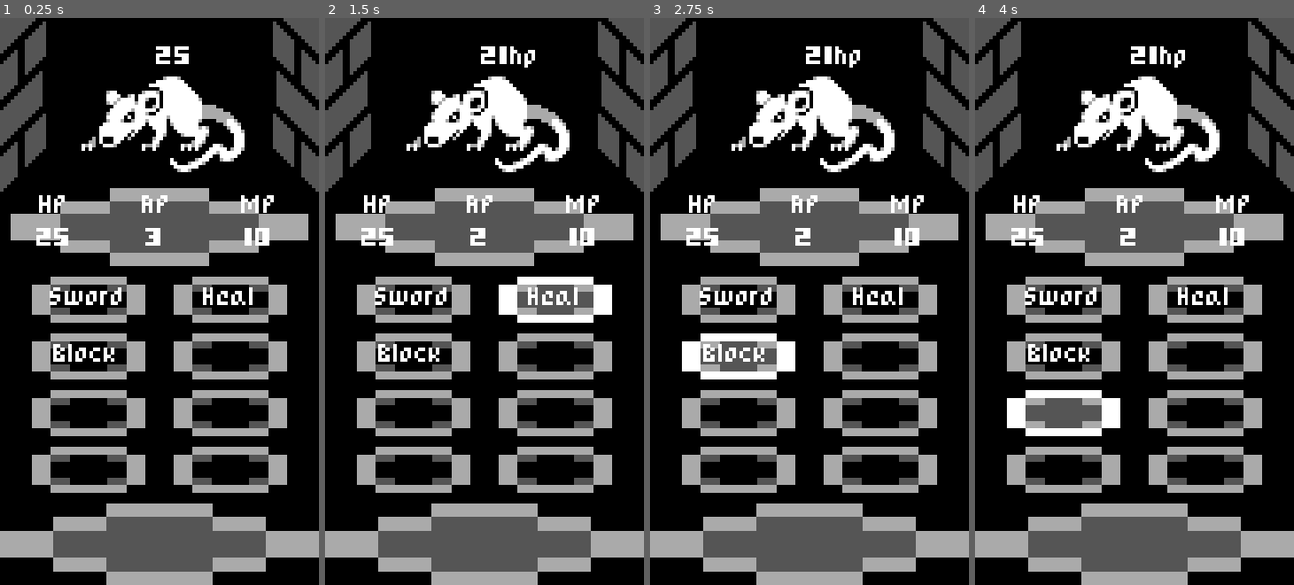
Above: before the commit, frames 1-4 (left to right).
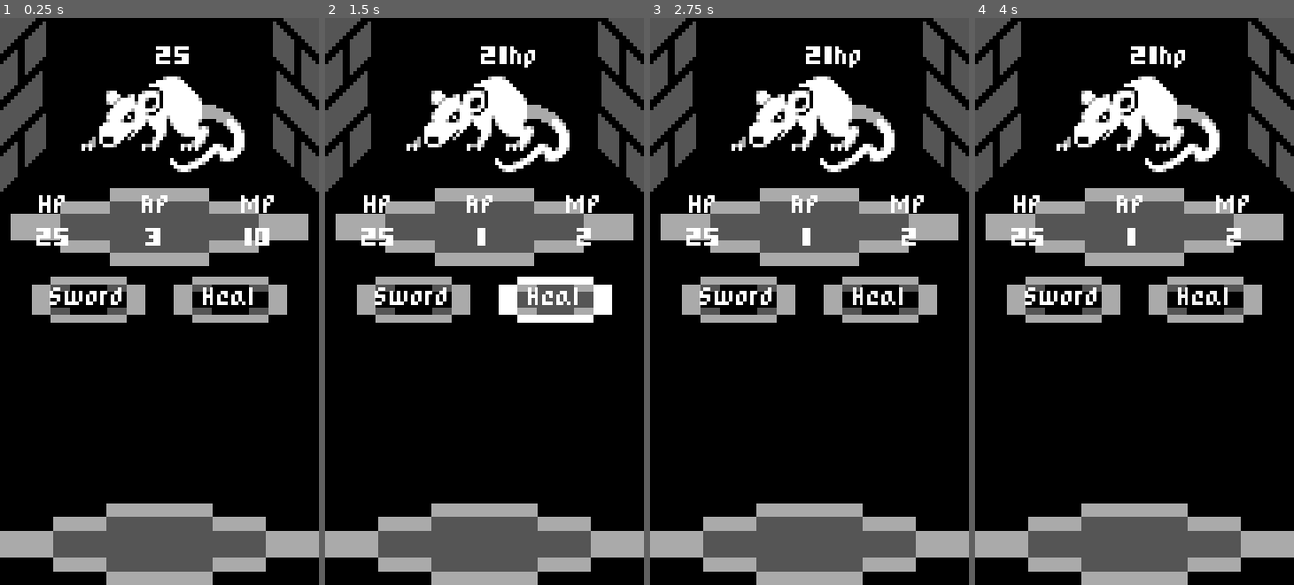
Above: after the commit, the same moments.

Repository: lufog/godot-heartbeast-mobile-rpg
Game: Godot game, scene res://battle.tscn
Same seed, same stepped clock (60 frames per second), same inputs: the game is played once before the commit and once after it. Before the commit the project starts from res://battle/battle.tscn.
Inputs (mouse positions are in pixels of both pictures, inside the frame that each line leads up to):
- Up to frame 1 (0.25 s): no input
- Up to frame 2 (1.5 s): click "Sword" at 0.5 s; click "Heal" at 1.25 s
- Up to frame 3 (2.75 s): click (739, 358) at 2 s, where only the run before the commit has a clickable "Block"
- Up to frame 4 (4 s): click (1204, 358) at 2.77 s; click (1064, 414) at 3.52 s

The runs differ from the first frame. In frame 1, 9.8% of the frame differs, in the area x 10-90%, y 55-84%; in frame 2, 10%; in frame 3, 11%; in frame 4, 11%, in the area x 10-90%, y 37-84%.

Commit message:
Adding More Battle Actions

Diff:
--- /dev/null
+++ b/action_button/action_button.gd
@@ -0,0 +1,8 @@
+extends Button
+
+
+@onready var current_scene := get_tree().current_scene
+
+
+func _pressed() -> void:
+	pass
--- /dev/null
+++ b/action_button/action_button.tscn
@@ -0,0 +1,9 @@
+[gd_scene load_steps=2 format=3 uid="uid://bveidgc36uixc"]
+
+[ext_resource type="Script" path="res://action_button/action_button.gd" id="1_eitq4"]
+
+[node name="ActionButton" type="Button"]
+custom_minimum_size = Vector2(32, 13)
+offset_right = 4.0
+offset_bottom = 4.0
+script = ExtResource("1_eitq4")
--- /dev/null
+++ b/action_button/heal_action_button.gd
@@ -0,0 +1,10 @@
+extends "res://action_button/action_button.gd"
+
+
+func _pressed() -> void:
+	super()
+	var player_stats := current_scene.find_child("PlayerStats")
+	if player_stats != null and player_stats.mp >= 8:
+		player_stats.hp += 5
+		player_stats.mp -= 8
+		player_stats.ap -= 1
--- /dev/null
+++ b/action_button/heal_action_button.tscn
@@ -0,0 +1,8 @@
+[gd_scene load_steps=3 format=3 uid="uid://dr1vhd3kaf1yg"]
+
+[ext_resource type="PackedScene" uid="uid://bveidgc36uixc" path="res://action_button/action_button.tscn" id="1_qha5g"]
+[ext_resource type="Script" path="res://action_button/heal_action_button.gd" id="2_3v7qv"]
+
+[node name="HealActionButton" instance=ExtResource("1_qha5g")]
+text = "Heal"
+script = ExtResource("2_3v7qv")
--- /dev/null
+++ b/action_button/sword_action_button.gd
@@ -0,0 +1,21 @@
+extends "res://action_button/action_button.gd"
+
+
+const slash_effect_scene: PackedScene = preload("res://effects/slash_effect.tscn")
+
+
+func _pressed() -> void:
+	super()
+	var enemy := current_scene.find_child("Enemy")
+	var player_stats := current_scene.find_child("PlayerStats")
+	if enemy != null and player_stats != null:
+		_create_slash_effect(enemy.global_position)
+		enemy.take_damage(4)
+		player_stats.mp += 2
+		player_stats.ap -= 1
+
+
+func _create_slash_effect(effect_position: Vector2) -> void:
+	var slash_effect := slash_effect_scene.instantiate()
+	current_scene.add_child(slash_effect)
+	slash_effect.global_position = effect_position
--- /dev/null
+++ b/action_button/sword_action_button.tscn
@@ -0,0 +1,8 @@
+[gd_scene load_steps=3 format=3 uid="uid://do7iui7hyk5rh"]
+
+[ext_resource type="PackedScene" uid="uid://bveidgc36uixc" path="res://action_button/action_button.tscn" id="1_u4n3c"]
+[ext_resource type="Script" path="res://action_button/sword_action_button.gd" id="2_7jseb"]
+
+[node name="SwordActionButton" instance=ExtResource("1_u4n3c")]
+text = "Sword"
+script = ExtResource("2_7jseb")
--- a/battle/battle.gd
+++ b/battle.gd
@@ -17,6 +17,7 @@
 		await enemy.end_turn
 	start_player_turn()
 
+
 func start_player_turn() -> void:
 	battle_action_buttons.show()
 	player_stats.ap = player_stats.max_ap
@@ -24,12 +25,6 @@
 	start_enemy_turn()
 
 
-func _on_sword_button_pressed() -> void:
-	if enemy != null:
-		enemy.take_damage(4)
-		player_stats.ap -= 1
-
-
 func _on_enemy_died() -> void:
 	enemy = null
 	battle_action_buttons.hide()
--- a/battle/battle.tscn
+++ b/battle.tscn
@@ -1,11 +1,13 @@
-[gd_scene load_steps=7 format=3 uid="uid://be0gvhmimfdwh"]
+[gd_scene load_steps=9 format=3 uid="uid://cl47ne0sg116a"]
 
-[ext_resource type="Script" path="res://battle/battle.gd" id="1_flv6j"]
-[ext_resource type="Script" path="res://battle/player_stats.gd" id="2_80dl3"]
+[ext_resource type="Script" path="res://battle.gd" id="1_flv6j"]
+[ext_resource type="Script" path="res://player_stats.gd" id="2_80dl3"]
 [ext_resource type="Texture2D" uid="uid://hehv3deekicm" path="res://assets/textures/dungeon.png" id="2_dmltc"]
 [ext_resource type="Texture2D" uid="uid://bq8bognr5usv5" path="res://assets/textures/mobile_rpg_mockup.png" id="3_bgxaa"]
-[ext_resource type="PackedScene" uid="uid://or02gjd30pjt" path="res://battle/enemy/enemy.tscn" id="4_8k0wj"]
-[ext_resource type="Script" path="res://battle/stats_panel.gd" id="6_u4hy0"]
+[ext_resource type="PackedScene" path="res://enemy/enemy.tscn" id="4_8k0wj"]
+[ext_resource type="Script" path="res://stats_panel.gd" id="6_u4hy0"]
+[ext_resource type="PackedScene" uid="uid://do7iui7hyk5rh" path="res://action_button/sword_action_button.tscn" id="7_rts36"]
+[ext_resource type="PackedScene" uid="uid://dr1vhd3kaf1yg" path="res://action_button/heal_action_button.tscn" id="8_lk7oe"]
 
 [node name="Battle" type="Node"]
 script = ExtResource("1_flv6j")
@@ -35,6 +37,7 @@
 grow_vertical = 2
 
 [node name="StatsPanel" type="Panel" parent="UI"]
+layout_mode = 0
 offset_left = 3.0
 offset_top = 48.0
 offset_right = 87.0
@@ -42,6 +45,7 @@
 script = ExtResource("6_u4hy0")
 
 [node name="StatsContainer" type="HBoxContainer" parent="UI/StatsPanel"]
+layout_mode = 1
 anchors_preset = 15
 anchor_right = 1.0
 anchor_bottom = 1.0
@@ -49,6 +53,7 @@
 grow_vertical = 2
 
 [node name="HPLabel" type="Label" parent="UI/StatsPanel/StatsContainer"]
+layout_mode = 2
 offset_top = 2.0
 offset_right = 25.0
 offset_bottom = 20.0
@@ -59,6 +64,7 @@
 vertical_alignment = 1
 
 [node name="APLabel" type="Label" parent="UI/StatsPanel/StatsContainer"]
+layout_mode = 2
 offset_left = 29.0
 offset_top = 2.0
 offset_right = 54.0
@@ -70,6 +76,7 @@
 vertical_alignment = 1
 
 [node name="MPLabel" type="Label" parent="UI/StatsPanel/StatsContainer"]
+layout_mode = 2
 offset_left = 58.0
 offset_top = 2.0
 offset_right = 84.0
@@ -81,6 +88,7 @@
 vertical_alignment = 1
 
 [node name="ActionButtons" type="GridContainer" parent="UI"]
+layout_mode = 0
 offset_left = 9.0
 offset_top = 73.0
 offset_right = 81.0
@@ -89,60 +97,19 @@
 theme_override_constants/v_separation = 3
 columns = 2
 
-[node name="SwordButton" type="Button" parent="UI/ActionButtons"]
-custom_minimum_size = Vector2(32, 13)
+[node name="SwordActionButton" parent="UI/ActionButtons" instance=ExtResource("7_rts36")]
+layout_mode = 2
 offset_right = 32.0
 offset_bottom = 13.0
-text = "Sword"
 
-[node name="HealButton" type="Button" parent="UI/ActionButtons"]
-custom_minimum_size = Vector2(32, 13)
+[node name="HealActionButton" parent="UI/ActionButtons" instance=ExtResource("8_lk7oe")]
+layout_mode = 2
 offset_left = 40.0
 offset_right = 72.0
 offset_bottom = 13.0
-text = "Heal"
-
-[node name="BlockButton" type="Button" parent="UI/ActionButtons"]
-custom_minimum_size = Vector2(32, 13)
-offset_top = 16.0
-offset_right = 32.0
-offset_bottom = 29.0
-text = "Block"
-
-[node name="EmptyButton" type="Button" parent="UI/ActionButtons"]
-custom_minimum_size = Vector2(32, 13)
-offset_left = 40.0
-offset_top = 16.0
-offset_right = 72.0
-offset_bottom = 29.0
-
-[node name="EmptyButton2" type="Button" parent="UI/ActionButtons"]
-custom_minimum_size = Vector2(32, 13)
-offset_top = 32.0
-offset_right = 32.0
-offset_bottom = 45.0
-
-[node name="EmptyButton3" type="Button" parent="UI/ActionButtons"]
-custom_minimum_size = Vector2(32, 13)
-offset_left = 40.0
-offset_top = 32.0
-offset_right = 72.0
-offset_bottom = 45.0
-
-[node name="EmptyButton4" type="Button" parent="UI/ActionButtons"]
-custom_minimum_size = Vector2(32, 13)
-offset_top = 48.0
-offset_right = 32.0
-offset_bottom = 61.0
-
-[node name="EmptyButton5" type="Button" parent="UI/ActionButtons"]
-custom_minimum_size = Vector2(32, 13)
-offset_left = 40.0
-offset_top = 48.0
-offset_right = 72.0
-offset_bottom = 61.0
 
 [node name="TextBoxPanel" type="Panel" parent="UI"]
+layout_mode = 0
 offset_top = 137.0
 offset_right = 90.0
 offset_bottom = 160.0
@@ -151,4 +118,3 @@
 [connection signal="hp_changed" from="PlayerStats" to="UI/StatsPanel" method="_on_player_stats_hp_changed"]
 [connection signal="mp_changed" from="PlayerStats" to="UI/StatsPanel" method="_on_player_stats_mp_changed"]
 [connection signal="died" from="Enemy" to="." method="_on_enemy_died"]
-[connection signal="pressed" from="UI/ActionButtons/SwordButton" to="." method="_on_sword_button_pressed"]
--- a/default_theme.tres
+++ b/default_theme.tres
@@ -1,9 +1,9 @@
-[gd_resource type="Theme" load_steps=11 format=3 uid="uid://bnsiffbiy4iap"]
+[gd_resource type="Theme" load_steps=11 format=3]
 
-[ext_resource type="Texture2D" uid="uid://1lnbldvby3wl" path="res://assets/textures/button_9_slice/hover.png" id="1_1s77w"]
+[ext_resource type="Texture2D" uid="uid://1lnbldvby3wl" path="res://action_button/textures/button_hover.png" id="1_1s77w"]
 [ext_resource type="FontFile" uid="uid://ch5k73koibqni" path="res://assets/pixel_rpg.ttf" id="1_7eeve"]
-[ext_resource type="Texture2D" uid="uid://fqt7w1sjdul5" path="res://assets/textures/button_9_slice/normal.png" id="1_xaxgk"]
-[ext_resource type="Texture2D" uid="uid://bm730ynswuhw7" path="res://assets/textures/button_9_slice/pressed.png" id="2_nvq8x"]
+[ext_resource type="Texture2D" uid="uid://fqt7w1sjdul5" path="res://action_button/textures/button_normal.png" id="1_xaxgk"]
+[ext_resource type="Texture2D" uid="uid://bm730ynswuhw7" path="res://action_button/textures/button_pressed.png" id="2_nvq8x"]
 [ext_resource type="Texture2D" uid="uid://b6jatjxgy1s5r" path="res://assets/textures/panel_9_slice.png" id="4_vj846"]
 
 [sub_resource type="StyleBoxEmpty" id="StyleBoxEmpty_c0cbe"]
--- /dev/null
+++ b/effects/slash_effect.gd
@@ -0,0 +1,5 @@
+extends Node2D
+
+
+func _on_animation_player_animation_finished() -> void:
+	queue_free()
--- /dev/null
+++ b/effects/slash_effect.tscn
@@ -0,0 +1,57 @@
+[gd_scene load_steps=6 format=3 uid="uid://tkqub5rau8e0"]
+
+[ext_resource type="Script" path="res://effects/slash_effect.gd" id="1_4df3l"]
+[ext_resource type="Texture2D" uid="uid://oqscgx7baseb" path="res://effects/textures/slash_effect.png" id="2_buqws"]
+
+[sub_resource type="Animation" id="Animation_lsbnh"]
+length = 0.001
+tracks/0/type = "value"
+tracks/0/imported = false
+tracks/0/enabled = true
+tracks/0/path = NodePath("Sprite:frame")
+tracks/0/interp = 1
+tracks/0/loop_wrap = true
+tracks/0/keys = {
+"times": PackedFloat32Array(0),
+"transitions": PackedFloat32Array(1),
+"update": 1,
+"values": [0]
+}
+
+[sub_resource type="Animation" id="Animation_wvtpe"]
+resource_name = "default"
+length = 0.5
+tracks/0/type = "value"
+tracks/0/imported = false
+tracks/0/enabled = true
+tracks/0/path = NodePath("Sprite:frame")
+tracks/0/interp = 1
+tracks/0/loop_wrap = true
+tracks/0/keys = {
+"times": PackedFloat32Array(0, 0.1, 0.2, 0.3, 0.4),
+"transitions": PackedFloat32Array(1, 1, 1, 1, 1),
+"update": 1,
+"values": [0, 1, 2, 3, 4]
+}
+
+[sub_resource type="AnimationLibrary" id="AnimationLibrary_7jqye"]
+_data = {
+"RESET": SubResource("Animation_lsbnh"),
+"default": SubResource("Animation_wvtpe")
+}
+
+[node name="SlashEffect" type="Node2D"]
+script = ExtResource("1_4df3l")
+
+[node name="Sprite" type="Sprite2D" parent="."]
+texture = ExtResource("2_buqws")
+hframes = 5
+
+[node name="AnimationPlayer" type="AnimationPlayer" parent="."]
+autoplay = "default"
+playback_speed = 2.0
+libraries = {
+"": SubResource("AnimationLibrary_7jqye")
+}
+
+[connection signal="animation_finished" from="AnimationPlayer" to="." method="_on_animation_player_animation_finished" unbinds=1]
--- a/battle/enemy/enemy.gd
+++ b/enemy/enemy.gd
@@ -21,8 +21,8 @@
 	await _scene_tree.create_timer(0.4).timeout
 	current_target = target
 	animation_player.play("attack")
+	await animation_player.animation_finished
 	current_target = null
-	await animation_player.animation_finished
 	end_turn.emit()
 
 
--- a/battle/enemy/enemy.tscn
+++ b/enemy/enemy.tscn
@@ -1,7 +1,7 @@
-[gd_scene load_steps=7 format=3 uid="uid://or02gjd30pjt"]
+[gd_scene load_steps=7 format=3]
 
-[ext_resource type="Script" path="res://battle/enemy/enemy.gd" id="1_nu4ce"]
-[ext_resource type="Texture2D" uid="uid://cj8jhmism1c8x" path="res://assets/textures/rat.png" id="2_g065r"]
+[ext_resource type="Script" path="res://enemy/enemy.gd" id="1_nu4ce"]
+[ext_resource type="Texture2D" uid="uid://cj8jhmism1c8x" path="res://enemy/textures/rat.png" id="2_g065r"]
 
 [sub_resource type="Animation" id="Animation_nlwaw"]
 length = 0.001
--- a/project.godot
+++ b/project.godot
@@ -11,7 +11,7 @@
 [application]
 
 config/name="Mobile RPG"
-run/main_scene="res://battle/battle.tscn"
+run/main_scene="res://battle.tscn"
 config/features=PackedStringArray("4.0", "Forward Plus")
 config/icon="res://icon.svg"
 
Renamed: assets/textures/button_9_slice/hover.png -> action_button/textures/button_hover.png
Not shown, changed: action_button/textures/button_hover.png.import
Renamed: assets/textures/button_9_slice/normal.png -> action_button/textures/button_normal.png
Not shown, changed: action_button/textures/button_normal.png.import
Renamed: assets/textures/button_9_slice/pressed.png -> action_button/textures/button_pressed.png
Not shown, changed: action_button/textures/button_pressed.png.import
Renamed: assets/textures/slash_effect.png -> effects/textures/slash_effect.png
Not shown, changed: effects/textures/slash_effect.png.import
Renamed: assets/textures/rat.png -> enemy/textures/rat.png
Not shown, changed: enemy/textures/rat.png.import
Renamed: battle/player_stats.gd -> player_stats.gd
Renamed: battle/stats_panel.gd -> stats_panel.gd
